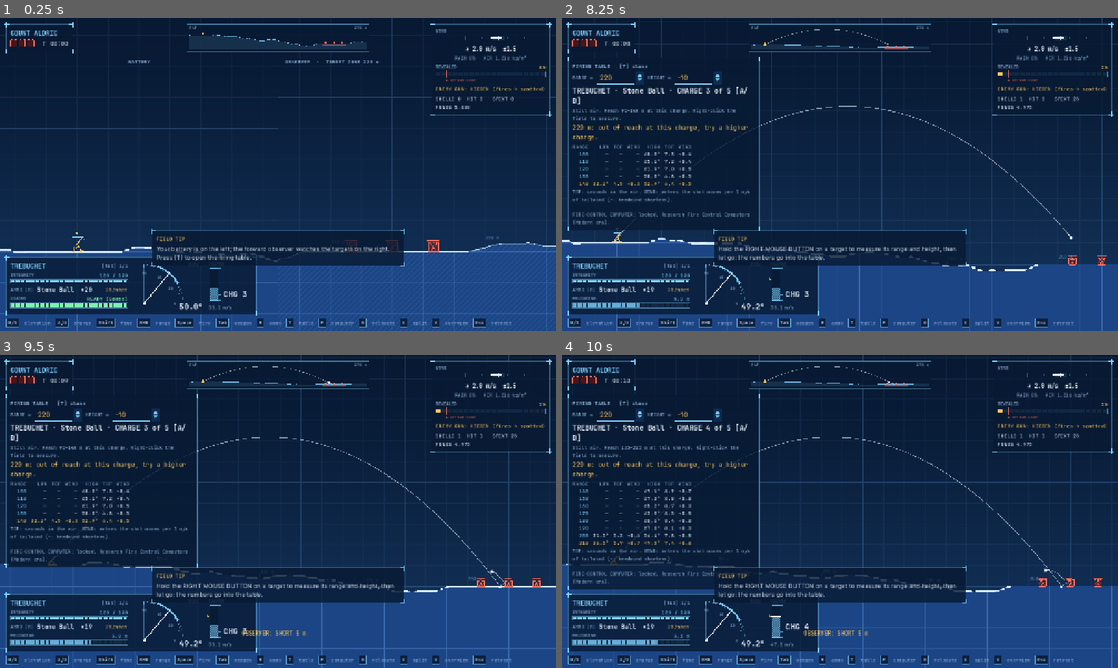
Above: before the commit, frames 1-4 (two rows, left to right).
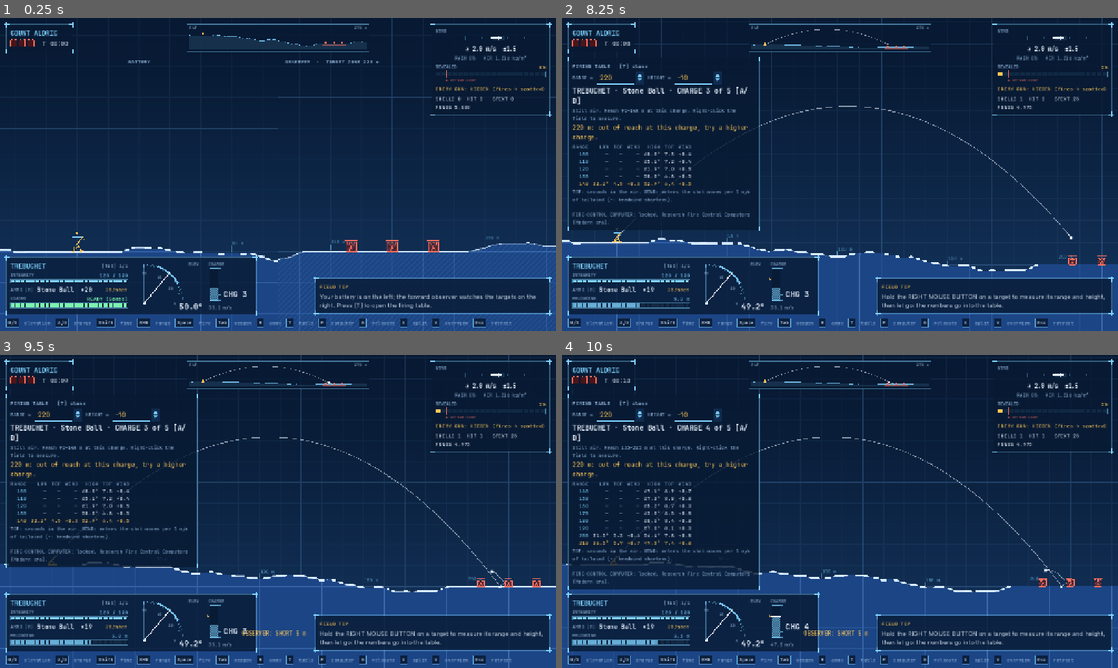
Above: after the commit, the same moments.

Repository: usro/IronAndAngles
Game: Godot game, scene res://scenes/battle/battle.tscn
Same seed, same stepped clock (60 frames per second), same inputs: the game is played once before the commit and once after it. This scene is started directly instead of the project's main scene.
Inputs (mouse positions are in pixels of both pictures, inside the frame that each line leads up to):
- Up to frame 1 (0.25 s): no input
- Up to frame 2 (8.25 s): tap Enter at 0.5, 3.5, 5 s; move the mouse to (962, 158) at 0.52 s; hold D (charge_up) 0.53-1.25 s; tap S (aim_down) at 0.6 s; click (962, 158) at 0.67 s; tap Space (fire) at 1.25, 5.75 s; drag from (728, 190) to (812, 237) at 1.27 s; move the mouse to (895, 105) at 2.02 s; hold D (charge_up) 2.03-2.75 s; hold F (apply_solution) 2.03-2.75 s; drag from (812, 237) to (673, 127) at 2.77 s; move the mouse to (1006, 221) at 3.52 s; hold A (charge_down) 3.53-4.25 s; hold Space (fire) 3.53-4.25 s; drag from (673, 127) to (756, 96) at 4.27 s; move the mouse to (867, 174) at 5.02 s; hold A (charge_down) 5.03-5.75 s; hold Tab (next_weapon) 5.03-5.75 s; click (867, 174) at 5.17 s; drag from (756, 96) to (728, 190) at 5.77 s; move the mouse to (962, 158) at 6.52 s; hold D (charge_up) 6.53-7.25 s; hold T (toggle_firing_table) 6.53-7.25 s; drag from (728, 190) to (812, 237) at 7.27 s; move the mouse to (895, 105) at 8.02 s; hold A (charge_down) from 8.03 s (still down); hold X (toggle_split) from 8.03 s (still down)
- Up to frame 3 (9.5 s): release A (charge_down) at 8.75 s; release X (toggle_split) at 8.75 s; drag from (250, 574) to (111, 464) at 8.77 s
- Up to frame 4 (10 s): move the mouse to (1006, 558) at 9.52 s; hold D (charge_up) from 9.53 s (still down); tap 5 at 9.6 s; click (1006, 558) at 9.67 s

The runs differ from the first frame. In frame 1, 7.6% of the frame differs, in the area x 27-100%, y 67-96%; in frame 2, 7.7%; in frame 3, 8.6%; in frame 4, 8.3%.

Commit message:
Pre-launch: pause menu, settings, campaign ending, tips, branding, export presets
- Esc pauses battles (resume, how to play, settings, audio); retreat must be
  confirmed instead of forfeiting on one key press
- Settings autoload + sheet: fullscreen, window size, key rebinding, tips;
  saved in user://settings.cfg (never written by tests)
- Campaign goal: 3 Experimental-era wins -> Campaign Complete screen with
  stats and credits; Credits on the main menu; goal progress on the map
- First-battle tutorial tips, once each, with the player's key names
- Own icon and boot splash (assets/branding), version 1.0.0 on the menu and
  in saves
- export_presets.cfg for macOS/Windows/Linux (guide included; tests,
  screenshots, audio tools excluded); RELEASE.md checklist
- Colour check: key HUD colour pairs stay distinct (dE >= 26) under
  protanopia, deuteranopia and tritanopia

Co-Authored-By: Claude Opus 5.5 <noreply@anthropic.com>

Diff:
--- a/scripts/battle/tutorial_tips.gd
+++ b/scripts/battle/tutorial_tips.gd
@@ -17,10 +17,15 @@
 func _ready() -> void:
 	theme_type_variation = &"HudPanel"
 	mouse_filter = Control.MOUSE_FILTER_IGNORE
-	set_anchors_and_offsets_preset(Control.PRESET_CENTER_BOTTOM)
-	grow_horizontal = Control.GROW_DIRECTION_BOTH
+	# Bottom right, over the observer pane's ground: clear of every HUD plate.
+	anchor_left = 1.0
+	anchor_right = 1.0
+	anchor_top = 1.0
+	anchor_bottom = 1.0
+	offset_right = -14.0
+	offset_bottom = -40.0
+	grow_horizontal = Control.GROW_DIRECTION_BEGIN
 	grow_vertical = Control.GROW_DIRECTION_BEGIN
-	position.y -= 150.0
 	var box := VBoxContainer.new()
 	add_child(box)
 	var kicker := Label.new()
@@ -31,7 +36,7 @@
 	_label = Label.new()
 	_label.theme_type_variation = &"BodyLabel"
 	_label.autowrap_mode = TextServer.AUTOWRAP_WORD_SMART
-	_label.custom_minimum_size = Vector2(560, 0)
+	_label.custom_minimum_size = Vector2(520, 0)
 	box.add_child(_label)
 	visible = false
 	battle.sim.shell_observed.connect(func(_p: Vector2, _h: bool) -> void: _observed = true)
--- a/scripts/ui/ending.gd
+++ b/scripts/ui/ending.gd
@@ -23,8 +23,11 @@
 	var stamp := Stamp.new()
 	stamp.text = "CONTRACT FULFILLED"
 	stamp.color = Blueprint.AMBER
-	stamp.custom_minimum_size = Vector2(380, 90)
+	stamp.custom_minimum_size = Vector2(380, 120)
 	left.add_child(stamp)
+	var gap := Control.new()
+	gap.custom_minimum_size = Vector2(0, 12)
+	left.add_child(gap)
 	_label(left, "The battery's work is done. Its guns are spoken of from the trebuchet yards to the orbital rails.",
 		&"BodyLabel")
 	left.add_child(HSeparator.new())
--- a/scripts/ui/overlay_sheet.gd
+++ b/scripts/ui/overlay_sheet.gd
@@ -9,6 +9,8 @@
 var _kicker: String
 var _title: String
 var _width: float
+## When > 0, the content scrolls inside this height (for sheets taller than the screen).
+var max_content_height := 0.0
 
 
 func _init(kicker: String, title: String, width := 560.0) -> void:
@@ -55,7 +57,16 @@
 	root.add_child(HSeparator.new())
 	content = VBoxContainer.new()
 	content.add_theme_constant_override("separation", 10)
-	root.add_child(content)
+	if max_content_height > 0.0:
+		var scroll := ScrollContainer.new()
+		scroll.horizontal_scroll_mode = ScrollContainer.SCROLL_MODE_DISABLED
+		scroll.custom_minimum_size = Vector2(_width - 40.0, minf(max_content_height,
+			get_viewport_rect().size.y - 200.0))
+		content.size_flags_horizontal = Control.SIZE_EXPAND_FILL
+		scroll.add_child(content)
+		root.add_child(scroll)
+	else:
+		root.add_child(content)
 	build()
 
 
--- a/scripts/ui/settings_panel.gd
+++ b/scripts/ui/settings_panel.gd
@@ -10,6 +10,7 @@
 
 func _init() -> void:
 	super("CONFIGURATION · SHEET 05", "SETTINGS", 620.0)
+	max_content_height = 470.0
 
 
 func build() -> void:
Not shown, changed: ARCHITECTURE.md
Not shown, added: RELEASE.md
